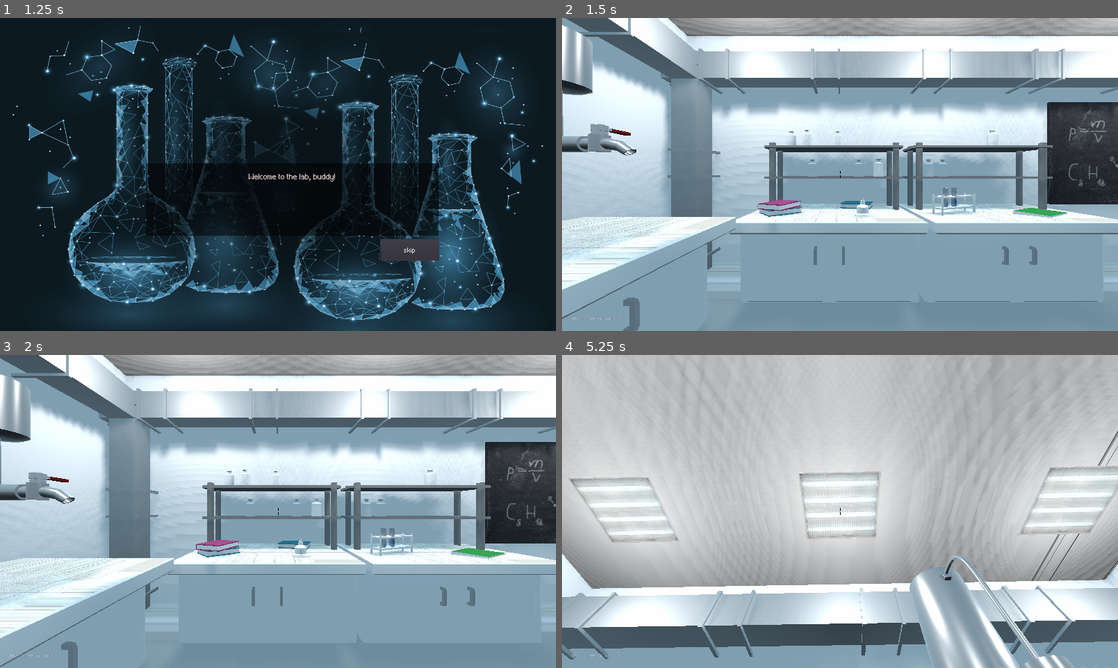
Above: before the commit, frames 1-4 (two rows, left to right).
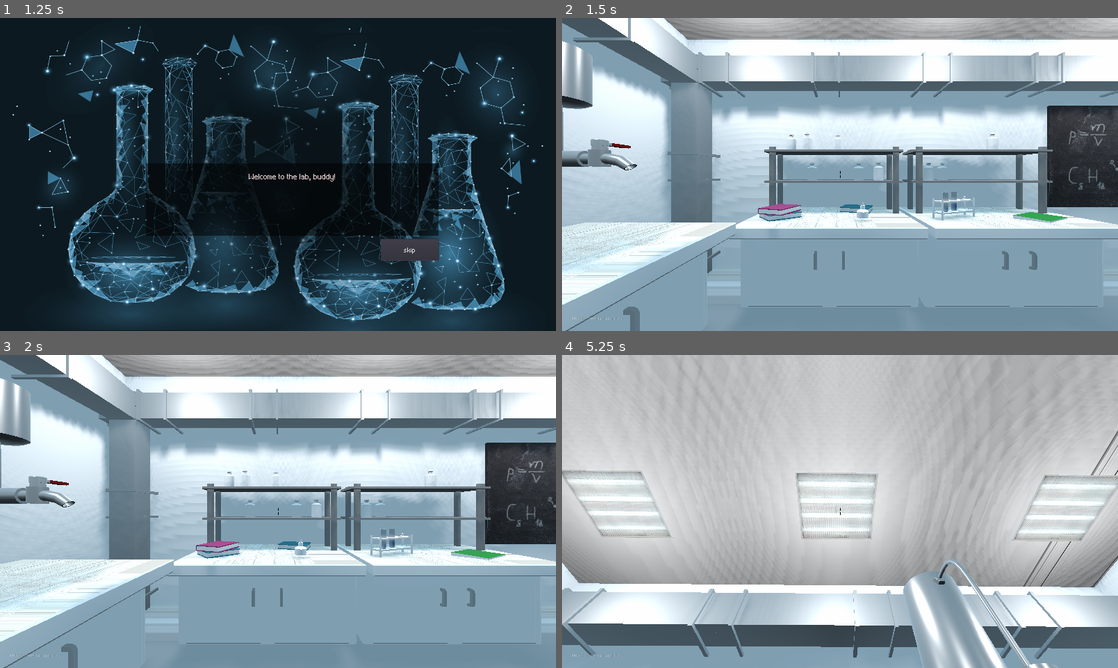
Above: after the commit, the same moments.

Repository: AlinaRinn/ChemLab
Game: Godot game, scene res://scenes/main/main_menu.tscn
The game is run twice, just before and just after one commit, with the same random seed, the same clock (stepped at 60 frames per second) and the same inputs.
Inputs (mouse positions are in pixels of both pictures, inside the frame that each line leads up to):
- Up to frame 1 (1.25 s): click "Лаборатория 1" at 0.5 s
- Up to frame 2 (1.5 s): click "skip" at 1.25 s
- Up to frame 3 (2 s): no input
- Up to frame 4 (5.25 s): move the mouse to (867, 511) at 2.02 s; move the mouse to (812, 511) at 2.77 s; move the mouse to (851, 505) at 3.52 s; move the mouse to (834, 517) at 4.27 s; move the mouse to (878, 514) at 5.02 s

Frame 1 is identical in both runs. In frame 2, 20% of the frame differs, in the area x 0-100%, y 0-100%; in frame 3, 7.4%; in frame 4, 14%.

Commit message:
The camera has been moved to the player

Diff:
--- a/characters/player.tscn
+++ b/characters/player.tscn
@@ -123,11 +123,11 @@
 script = SubResource( 1 )
 
 [node name="shape" type="CollisionShape" parent="."]
-transform = Transform( 1, 0, 0, 0, -1.62921e-07, -1, 0, 1, -1.62921e-07, 0, 0, 0 )
+transform = Transform( 1, 0, 0, 0, -1.62921e-07, -1, 0, 1, -1.62921e-07, 0, 0.310886, 0 )
 shape = SubResource( 2 )
 
 [node name="head" type="Spatial" parent="."]
-transform = Transform( 1, 0, 0, 0, 1, 0, 0, 0, 1, 0, 1.98232, 0 )
+transform = Transform( 1, 0, 0, 0, 1, 0, 0, 0, 1, 0, 2.32333, 0 )
 
 [node name="eye" type="RayCast" parent="head"]
 enabled = true
@@ -151,5 +151,7 @@
 transform = Transform( 1, 0, 0, 0, 1, 0, 0, 0, 1, 0, 0, -0.5 )
 shape = SubResource( 4 )
 
+[node name="Camera" type="Camera" parent="head"]
+
 [connection signal="body_entered" from="head/Area" to="head/Area" method="_on_Area_body_entered"]
 [connection signal="body_exited" from="head/Area" to="head/Area" method="_on_Area_body_exited"]
--- a/scenes/main/game.tscn
+++ b/scenes/main/game.tscn
@@ -12,13 +12,6 @@
 	G.player = $player
 "
 
-[sub_resource type="GDScript" id=2]
-script/source = "extends InterpolatedCamera
-
-func _ready():
-	target = '../player/head'
-"
-
 [node name="game" type="Node"]
 script = SubResource( 1 )
 
@@ -29,10 +22,4 @@
 [node name="player" parent="." instance=ExtResource( 2 )]
 transform = Transform( 1, 0, 0, 0, 1, 0, 0, 0, 1, 0, 1.22369, 0 )
 
-[node name="camera" type="InterpolatedCamera" parent="."]
-transform = Transform( 1, 0, 0, 0, 1, 0, 0, 0, 1, 0, 2.04115, -0.0164283 )
-speed = 13.0
-enabled = true
-script = SubResource( 2 )
-
 [node name="notebook" type="Node" parent="."]
Not shown: 1 places in scenes/main/game.tscn that only renumber resources
